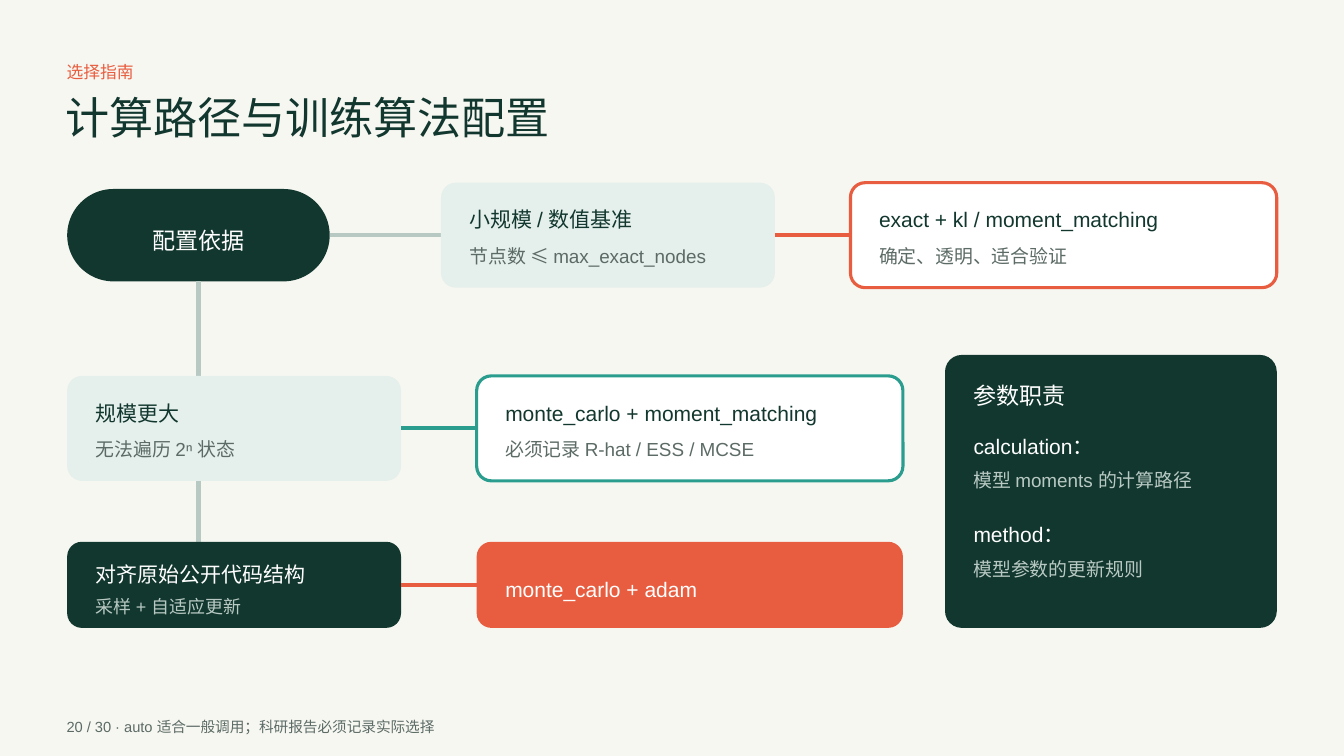
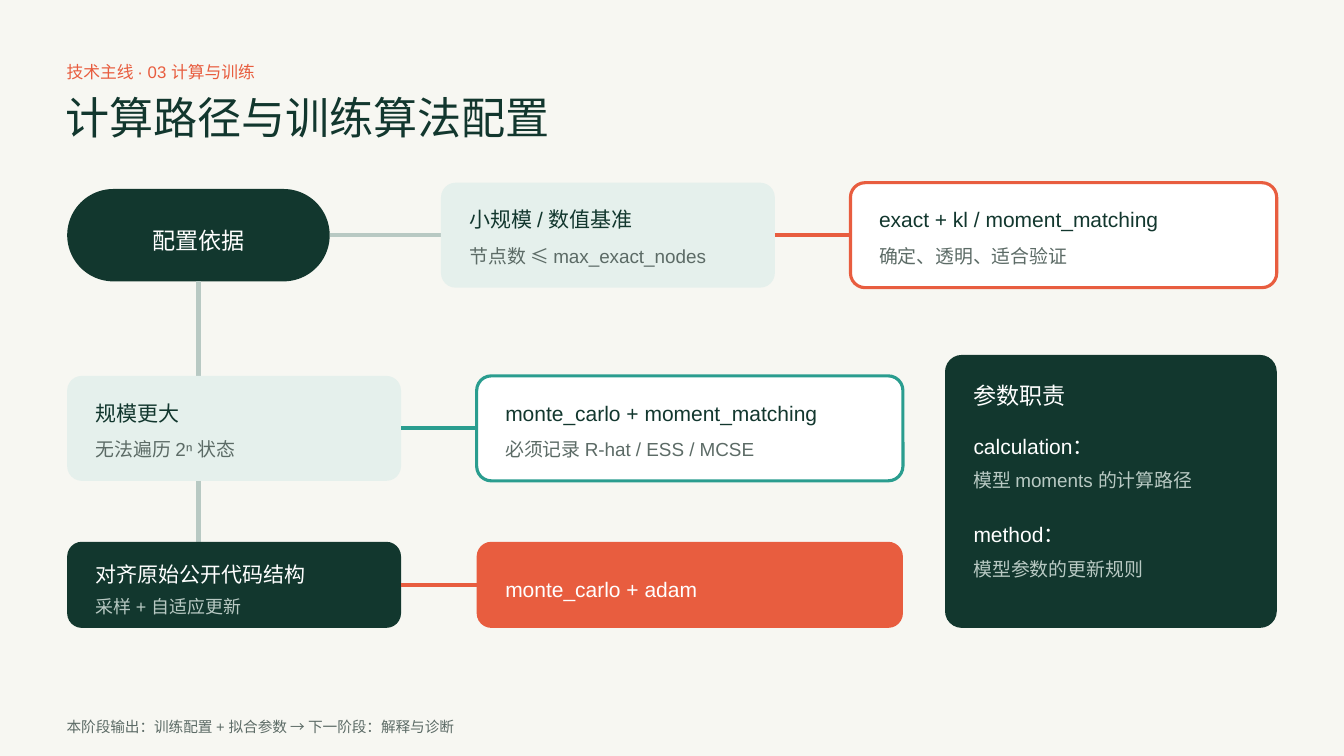
Before and after one commit to sqsssq/edu-analysis, a slide deck: slide 20 of output/pptx/learnenergy-foundations-technical-report-cn-v2.pptx. Drawn at 1344x756 pixels with LibreOffice and Linux fonts; fonts in the diff are those of the drawing. Boxes give left, top, right and bottom in pixels: in the first picture for what was removed or moved away, otherwise in the second. Text is boxed around its words. In the diff, an @@ line names an element or a change of style, - is before the commit and + after.

```diff
--- a/output/pptx/learnenergy-foundations-technical-report-cn-v2.pptx
+++ b/output/pptx/learnenergy-foundations-technical-report-cn-v2.pptx
@@ text at box(67, 64, 255, 80): text changed @@
-选择指南
+技术主线 · 03 计算与训练
@@ text at box(67, 719, 454, 733): text changed @@
-20 / 30 · auto 适合一般调用；科研报告必须记录实际选择
+本阶段输出：训练配置 + 拟合参数 → 下一阶段：解释与诊断
```
Also in this commit, not shown: 28 other slides changed, 1 slide added, 1 slide removed.
